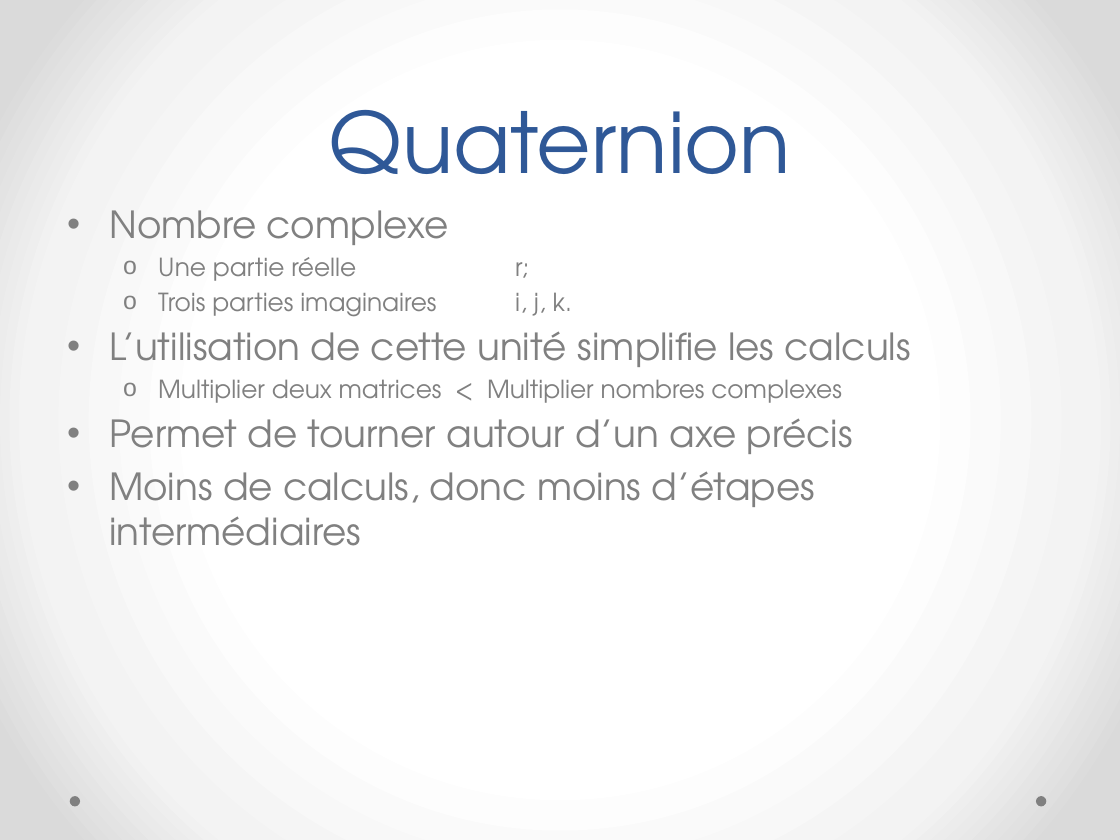
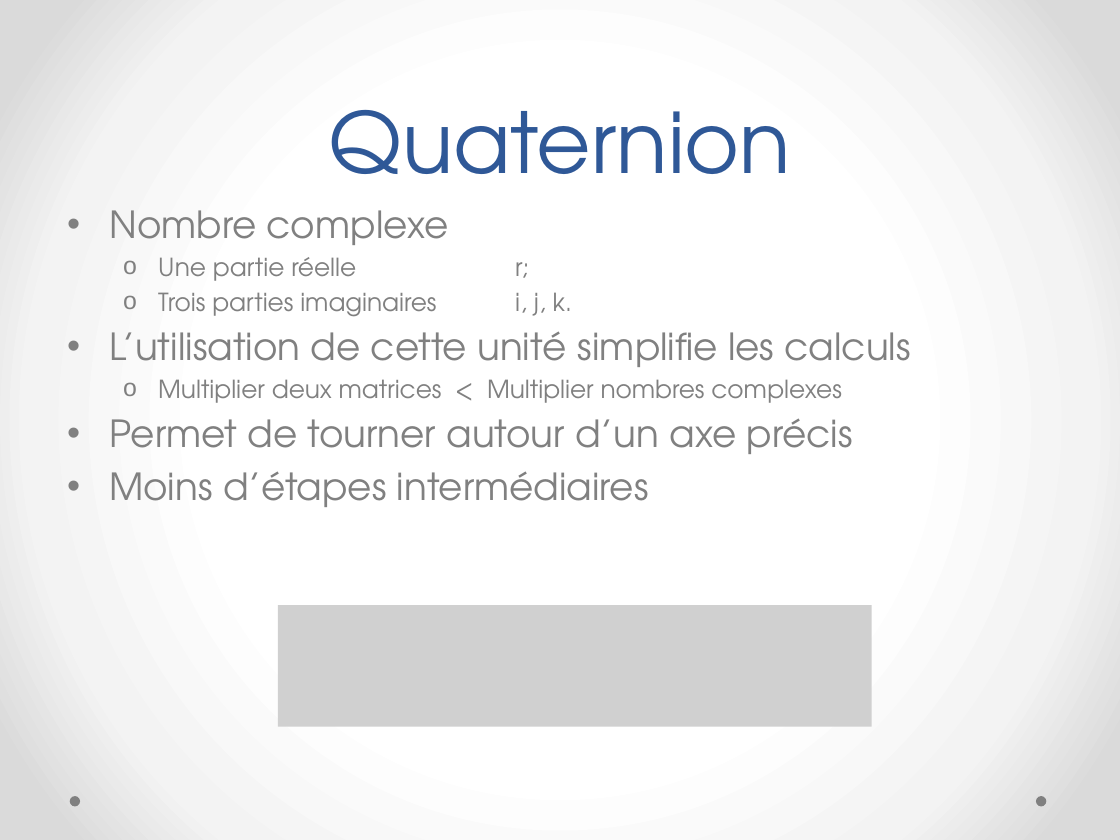
Before and after one commit to megaturbo/TurboSpin, a slide deck: slide 9 of Presentation/MatrixLite.pptx. Drawn at 1120x840 pixels with LibreOffice and Linux fonts; fonts in the diff are those of the drawing; grey boxes stand for pictures. Boxes give left, top, right and bottom in pixels: in the first picture for what was removed or moved away, otherwise in the second. Text is boxed around its words. In the diff, an @@ line names an element or a change of style, - is before the commit and + after.

```diff
--- a/Presentation/MatrixLite.pptx
+++ b/Presentation/MatrixLite.pptx
@@ text at [109,471,649,507]: text changed @@
-• Moins de calculs, donc moins d’étapes intermédiaires
+• Moins d’étapes intermédiaires
@@ picture added at [278,605,871,726] @@
```
Also in this commit, not shown: 1 other slide changed, 2 other files.
